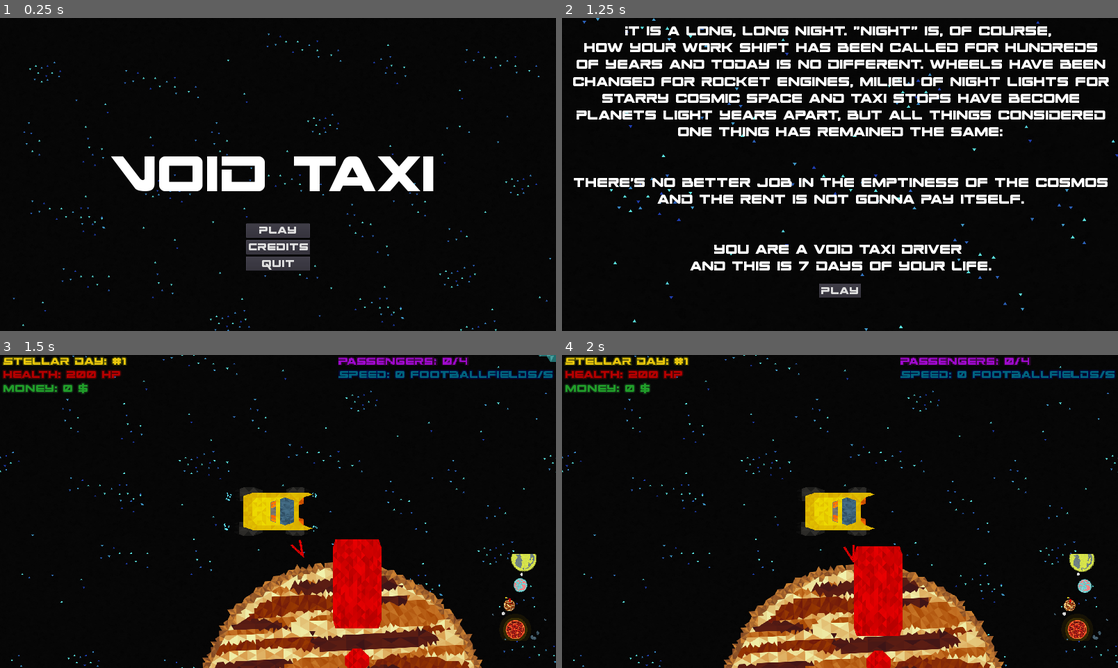
Above: before the commit, frames 1-4 (two rows, left to right).
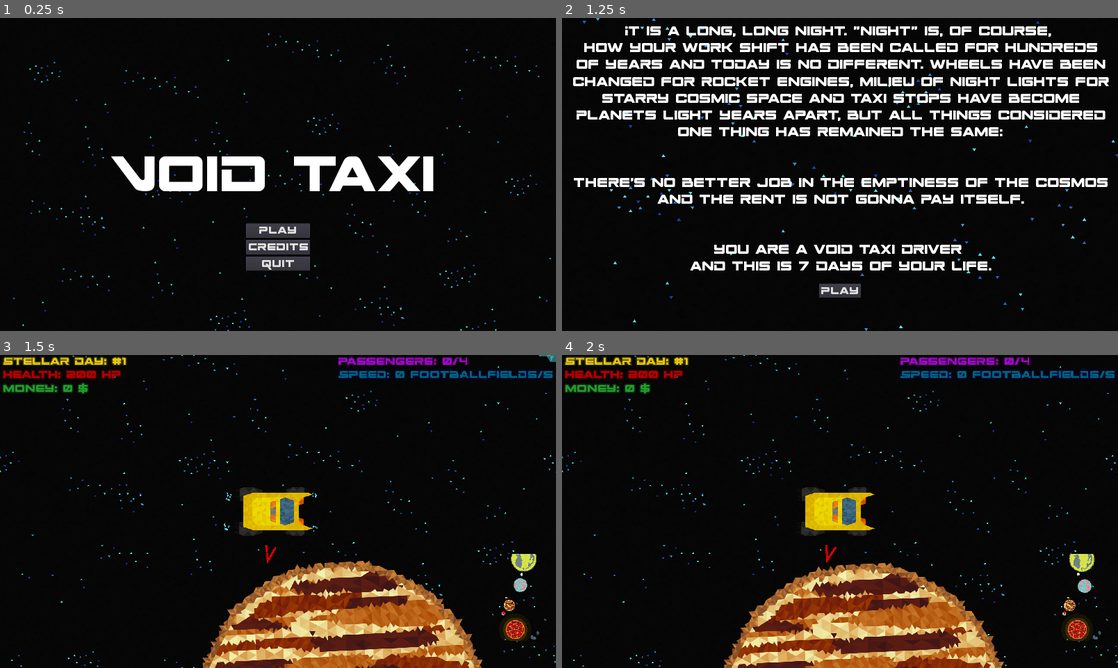
Above: after the commit, the same moments.

Repository: game-jam-team-gut/void-taxi
Game: Godot game, scene res://MainMenu.tscn
Two runs of this game, one before a commit and one after it. Both use one fixed random seed, a clock stepped at 60 frames per second and the inputs below.
Inputs:
- Up to frame 1 (0.25 s): no input
- Up to frame 2 (1.25 s): click "Play" at 0.5 s
- Up to frame 3 (1.5 s): click "Play" at 1.25 s
- Up to frame 4 (2 s): no input

Frames 1-2 are identical in both runs. In frame 3, 2.8% of the frame differs, in the area x 47-92%, y 58-100%; in frame 4, 2.8%.

Commit message:
Improve map borders

Diff:
--- a/Void.tscn
+++ b/Void.tscn
@@ -1,13 +1,21 @@
-[gd_scene load_steps=7 format=2]
+[gd_scene load_steps=8 format=2]
 
 [ext_resource path="res://Void/Taxi.tscn" type="PackedScene" id=1]
 [ext_resource path="res://Void/PlanetSystem.tscn" type="PackedScene" id=2]
 [ext_resource path="res://Void/testbg.png" type="Texture" id=3]
 [ext_resource path="res://Void/theme.ogg" type="AudioStream" id=4]
+[ext_resource path="res://Void/bg2.png" type="Texture" id=5]
 [ext_resource path="res://Void/PassengersDestinationsAssigner.gd" type="Script" id=7]
 [ext_resource path="res://Void/AsteroidSpawner.gd" type="Script" id=10]
 
 [node name="Void" type="Node2D"]
+
+[node name="bg2" type="Sprite" parent="."]
+modulate = Color( 1, 1, 1, 0.588235 )
+position = Vector2( 4163.62, 1297.43 )
+rotation = 1.5708
+scale = Vector2( 30, 40 )
+texture = ExtResource( 5 )
 
 [node name="AsteroidSpawner" type="Node" parent="."]
 script = ExtResource( 10 )
--- /dev/null
+++ b/Void/PathFollow2D2.gd
@@ -0,0 +1,16 @@
+extends PathFollow2D
+
+
+# Declare member variables here. Examples:
+# var a = 2
+# var b = "text"
+
+
+# Called when the node enters the scene tree for the first time.
+func _ready():
+	pass # Replace with function body.
+
+
+# Called every frame. 'delta' is the elapsed time since the previous frame.
+#func _process(delta):
+#	pass
--- a/Void/PlanetSystem.tscn
+++ b/Void/PlanetSystem.tscn
@@ -10,6 +10,13 @@
 [ext_resource path="res://Void/PlanetSystem/planetB4.png" type="Texture" id=8]
 [ext_resource path="res://Void/PlanetSystem/Moon3.png" type="Texture" id=9]
 [ext_resource path="res://Void/PlanetSystem/Moon2.png" type="Texture" id=10]
+[ext_resource path="res://Void/PlanetSystem/iceAsteroid2.png" type="Texture" id=11]
+[ext_resource path="res://Void/PlanetSystem/iceAsteroid1.png" type="Texture" id=12]
+[ext_resource path="res://Void/PlanetSystem/iceAsteroid3.png" type="Texture" id=13]
+[ext_resource path="res://Void/PlanetSystem/iceAsteroid4.png" type="Texture" id=14]
+[ext_resource path="res://Void/PlanetSystem/iceAsteroid5.png" type="Texture" id=15]
+[ext_resource path="res://Void/PlanetSystem/Planet.gd" type="Script" id=16]
+[ext_resource path="res://Void/PlanetSystem/iceplanet2.png" type="Texture" id=17]
 
 [sub_resource type="CircleShape2D" id=1]
 radius = 1385.32
@@ -25,34 +32,39 @@
 "points": PoolVector2Array( 0, 0, 0, 0, 4868.54, 562.696, 0, 0, 0, 0, 4398.15, 585.859, 206.766, -173.804, -206.766, 17 …(526 unchanged characters)…
 }
 
-[sub_resource type="Curve2D" id=6]
+[sub_resource type="Curve2D" id=5]
 _data = {
 "points": PoolVector2Array( 0, 0, 0, 0, 371.417, -3858.04, 0, 0, 0, 0, 1499.39, -3420.02, 0, 0, 0, 0, 2368.91, -3149.19 …(865 unchanged characters)…
 }
 
-[sub_resource type="Curve2D" id=7]
+[sub_resource type="Curve2D" id=6]
 _data = {
 "points": PoolVector2Array( 0, 0, 0, 0, 858.586, -6109.36, 0, 0, 0, 0, -771.572, -5989.49, 0, 0, 0, 0, -2377.76, -5677. …(776 unchanged characters)…
 }
 
-[sub_resource type="Curve2D" id=8]
+[sub_resource type="Curve2D" id=7]
 _data = {
 "points": PoolVector2Array( 0, 0, 0, 0, 203.096, -1343.11, 0, 0, 0, 0, 651.067, -1168.86, 0, 0, 0, 0, 959.66, -929.391, …(740 unchanged characters)…
 }
 
-[sub_resource type="Curve2D" id=9]
+[sub_resource type="Curve2D" id=8]
 _data = {
 "points": PoolVector2Array( 0, 0, 0, 0, 1710.35, -9630.36, 0, 0, 0, 0, 2816.01, -9303.23, 0, 0, 0, 0, 4036.51, -8692.98 …(957 unchanged characters)…
 }
 
-[sub_resource type="Curve2D" id=10]
+[sub_resource type="Curve2D" id=9]
 _data = {
 "points": PoolVector2Array( 0, 0, 0, 0, -739.069, 818.885, 0, 0, 0, 0, -444.028, 1024.14, 0, 0, 0, 0, -167.794, 1094.96 …(612 unchanged characters)…
 }
 
+[sub_resource type="Curve2D" id=10]
+_data = {
+"points": PoolVector2Array( 0, 0, 0, 0, -1113.14, 1345.49, 0, 0, 0, 0, -772.018, 1549.19, 0, 0, 0, 0, -383.475, 1709.92, 0, 0, 0, 0, 38.8848, 1759.04, 0, 0, 0, 0, 397.618, 1720.08, 0, 0, 0, 0, 857.688, 1578.49, 0, 0, 0, 0, 1142.8, 1309.35, 0, 0, 0, 0, 1457.75, 894.415, 0, 0, 0, 0, 1705.09, 357.217, 0, 0, 0, 0, 1755.52, -206.669, 0, 0, 0, 0, 1590.42, -764.183, 0, 0, 0, 0, 1392.41, -1113.76, 0, 0, 0, 0, 694.896, -1555.9, 0, 0, 0, 0, 53.0208, -1632.82, 0, 0, 0, 0, -565.419, -1725.58, 0, 0, 0, 0, -982.237, -1542.22, 0, 0, 0, 0, -1557.92, -1123.14, 0, 0, 0, 0, -1648.67, -773.271, 0, 0, 0, 0, -1754.5, -263.813, 0, 0, 0, 0, -1629.12, 468.957, 0, 0, 0, 0, -1429.46, 922.82, 0, 0, 0, 0, -1205.57, 1267.31, 0, 0, 0, 0, -1113.14, 1345.49 )
+}
+
 [sub_resource type="Curve2D" id=11]
 _data = {
-"points": PoolVector2Array( 0, 0, 0, 0, -1113.14, 1345.49, 0, 0, 0, 0, -772.018, 1549.19, 0, 0, 0, 0, -383.475, 1709.92, 0, 0, 0, 0, 38.8848, 1759.04, 0, 0, 0, 0, 397.618, 1720.08, 0, 0, 0, 0, 857.688, 1578.49, 0, 0, 0, 0, 1142.8, 1309.35, 0, 0, 0, 0, 1457.75, 894.415, 0, 0, 0, 0, 1705.09, 357.217, 0, 0, 0, 0, 1755.52, -206.669, 0, 0, 0, 0, 1590.42, -764.183, 0, 0, 0, 0, 1392.41, -1113.76, 0, 0, 0, 0, 694.896, -1555.9, 0, 0, 0, 0, 53.0208, -1632.82, 0, 0, 0, 0, -565.419, -1725.58, 0, 0, 0, 0, -982.237, -1542.22, 0, 0, 0, 0, -1557.92, -1123.14, 0, 0, 0, 0, -1648.67, -773.271, 0, 0, 0, 0, -1754.5, -263.813, 0, 0, 0, 0, -1629.12, 468.957, 0, 0, 0, 0, -1429.46, 922.82, 0, 0, 0, 0, -1205.57, 1267.31, 0, 0, 0, 0, -1113.14, 1345.49 )
+"points": PoolVector2Array( 0, 0, 0, 0, 19455.7, -7814.63, 0, 0, 0, 0, 15726.3, -12457.3, 0, 0, 0, 0, 11540.3, -15730, 0, 0, 0, 0, 7049.86, -16186.6, 0, 0, 0, 0, -1626.59, -15730, 0, 0, 0, 0, -9618.06, -14588.4, 0, 0, 0, 0, -13043, -12837.8, 0, 0, 0, 0, -16239.6, -8575.72, 0, 0, 0, 0, -18218.4, -3324.18, 0, 0, 0, 0, -18599, 3753.98, 0, 0, 0, 0, -15859, 10451.6, 0, 0, 0, 0, -10379.2, 14104.8, 0, 0, 0, 0, -4594.85, 16997, 0, 0, 0, 0, 2483.31, 19204.2, 0, 0, 0, 0, 11235.9, 16388.1, 0, 0, 0, 0, 17629, 13039.3, 0, 0, 0, 0, 20673.4, 6265.58, 0, 0, 0, 0, 20749.5, -2030.33, 0, 0, 0, 0, 20521.2, -5074.69, 0, 0, 0, 0, 19455.7, -7586.3, 0, 0, 0, 0, 19455.7, -7814.63 )
 }
 
 [node name="PlanetSystem" type="Node2D"]
@@ -172,7 +184,7 @@
 texture = ExtResource( 6 )
 
 [node name="Planet2" parent="Planet_orbit_3/Planet/Moon_orbit_0" instance=ExtResource( 2 )]
-position = Vector2( 1046.85, -448.612 )
+position = Vector2( 1046.67, -448.944 )
 offset = 3036.64
 
 [node name="Sprite" parent="Planet_orbit_3/Planet/Moon_orbit_0/Planet2" index="0"]
@@ -180,7 +192,7 @@
 texture = ExtResource( 9 )
 
 [node name="Planet3" parent="Planet_orbit_3/Planet/Moon_orbit_0" instance=ExtResource( 2 )]
-position = Vector2( -1161.74, -164.061 )
+position = Vector2( -1161.83, -164.85 )
 offset = 6135.66
 
 [node name="Sprite" parent="Planet_orbit_3/Planet/Moon_orbit_0/Planet3" index="0"]
@@ -198,6 +210,486 @@
 scale = Vector2( 0.9, 0.9 )
 texture = ExtResource( 10 )
 
+[node name="Planet_orbit_4" type="Path2D" parent="."]
+curve = SubResource( 11 )
+
+[node name="PathFollow2D" type="PathFollow2D" parent="Planet_orbit_4"]
+position = Vector2( 8293.05, -16060.2 )
+rotation = -3.03918
+offset = 14135.0
+rotate = false
+script = ExtResource( 16 )
+
+[node name="iceAsteroid1" type="Sprite" parent="Planet_orbit_4/PathFollow2D"]
+position = Vector2( -178.401, 930.264 )
+texture = ExtResource( 12 )
+
+[node name="iceAsteroid2" type="Sprite" parent="Planet_orbit_4/PathFollow2D"]
+position = Vector2( -648.093, -397.328 )
+texture = ExtResource( 11 )
+
+[node name="iceAsteroid3" type="Sprite" parent="Planet_orbit_4/PathFollow2D"]
+position = Vector2( 1052.12, -56.0625 )
+texture = ExtResource( 13 )
+
+[node name="iceAsteroid4" type="Sprite" parent="Planet_orbit_4/PathFollow2D"]
+position = Vector2( -1343.82, 287.148 )
+texture = ExtResource( 14 )
+
+[node name="iceAsteroid5" type="Sprite" parent="Planet_orbit_4/PathFollow2D"]
+position = Vector2( 410.24, 379.178 )
+texture = ExtResource( 15 )
+
+[node name="iceAsteroid6" type="Sprite" parent="Planet_orbit_4/PathFollow2D"]
+position = Vector2( -422.171, 277.584 )
+texture = ExtResource( 12 )
+
+[node name="iceAsteroid7" type="Sprite" parent="Planet_orbit_4/PathFollow2D"]
+position = Vector2( -891.863, -1050.01 )
+texture = ExtResource( 11 )
+
+[node name="iceAsteroid8" type="Sprite" parent="Planet_orbit_4/PathFollow2D"]
+position = Vector2( 808.347, -708.742 )
+texture = ExtResource( 13 )
+
+[node name="iceAsteroid9" type="Sprite" parent="Planet_orbit_4/PathFollow2D"]
+position = Vector2( -1587.59, -365.531 )
+texture = ExtResource( 14 )
+
+[node name="iceAsteroid10" type="Sprite" parent="Planet_orbit_4/PathFollow2D"]
+position = Vector2( 166.47, -273.502 )
+texture = ExtResource( 15 )
+
+[node name="PathFollow2D6" type="PathFollow2D" parent="Planet_orbit_4"]
+position = Vector2( -18237.6, 4637.33 )
+rotation = 1.18207
+offset = 56539.8
+rotate = false
+script = ExtResource( 16 )
+
+[node name="iceAsteroid1" type="Sprite" parent="Planet_orbit_4/PathFollow2D6"]
+position = Vector2( -178.401, 930.264 )
+texture = ExtResource( 12 )
+
+[node name="iceAsteroid2" type="Sprite" parent="Planet_orbit_4/PathFollow2D6"]
+position = Vector2( -648.093, -397.328 )
+texture = ExtResource( 11 )
+
+[node name="iceAsteroid3" type="Sprite" parent="Planet_orbit_4/PathFollow2D6"]
+position = Vector2( 1052.12, -56.0625 )
+texture = ExtResource( 13 )
+
+[node name="iceAsteroid4" type="Sprite" parent="Planet_orbit_4/PathFollow2D6"]
+position = Vector2( -1343.82, 287.148 )
+texture = ExtResource( 14 )
+
+[node name="iceAsteroid5" type="Sprite" parent="Planet_orbit_4/PathFollow2D6"]
+position = Vector2( 410.24, 379.178 )
+texture = ExtResource( 15 )
+
+[node name="iceAsteroid6" type="Sprite" parent="Planet_orbit_4/PathFollow2D6"]
+position = Vector2( -422.171, 277.584 )
+texture = ExtResource( 12 )
+
+[node name="iceAsteroid7" type="Sprite" parent="Planet_orbit_4/PathFollow2D6"]
+position = Vector2( -891.863, -1050.01 )
+texture = ExtResource( 11 )
+
+[node name="iceAsteroid8" type="Sprite" parent="Planet_orbit_4/PathFollow2D6"]
+position = Vector2( 808.347, -708.742 )
+texture = ExtResource( 13 )
+
+[node name="iceAsteroid9" type="Sprite" parent="Planet_orbit_4/PathFollow2D6"]
+position = Vector2( -1587.59, -365.531 )
+texture = ExtResource( 14 )
+
+[node name="iceAsteroid10" type="Sprite" parent="Planet_orbit_4/PathFollow2D6"]
+position = Vector2( 166.47, -273.502 )
+texture = ExtResource( 15 )
+
+[node name="PathFollow2D9" type="PathFollow2D" parent="Planet_orbit_4"]
+position = Vector2( 10182.4, 16727.1 )
+rotation = -0.310948
+offset = 90706.4
+rotate = false
+script = ExtResource( 16 )
+
+[node name="iceAsteroid1" type="Sprite" parent="Planet_orbit_4/PathFollow2D9"]
+position = Vector2( -178.401, 930.264 )
+texture = ExtResource( 12 )
+
+[node name="iceAsteroid2" type="Sprite" parent="Planet_orbit_4/PathFollow2D9"]
+position = Vector2( -648.093, -397.328 )
+texture = ExtResource( 11 )
+
+[node name="iceAsteroid3" type="Sprite" parent="Planet_orbit_4/PathFollow2D9"]
+position = Vector2( 1052.12, -56.0625 )
+texture = ExtResource( 13 )
+
+[node name="iceAsteroid4" type="Sprite" parent="Planet_orbit_4/PathFollow2D9"]
+position = Vector2( -1343.82, 287.148 )
+texture = ExtResource( 14 )
+
+[node name="iceAsteroid5" type="Sprite" parent="Planet_orbit_4/PathFollow2D9"]
+position = Vector2( 410.24, 379.178 )
+texture = ExtResource( 15 )
+
+[node name="iceAsteroid6" type="Sprite" parent="Planet_orbit_4/PathFollow2D9"]
+position = Vector2( -422.171, 277.584 )
+texture = ExtResource( 12 )
+
+[node name="iceAsteroid7" type="Sprite" parent="Planet_orbit_4/PathFollow2D9"]
+position = Vector2( -891.863, -1050.01 )
+texture = ExtResource( 11 )
+
+[node name="iceAsteroid8" type="Sprite" parent="Planet_orbit_4/PathFollow2D9"]
+position = Vector2( 808.347, -708.742 )
+texture = ExtResource( 13 )
+
+[node name="iceAsteroid9" type="Sprite" parent="Planet_orbit_4/PathFollow2D9"]
+position = Vector2( -1587.59, -365.531 )
+texture = ExtResource( 14 )
+
+[node name="iceAsteroid10" type="Sprite" parent="Planet_orbit_4/PathFollow2D9"]
+position = Vector2( 166.47, -273.502 )
+texture = ExtResource( 15 )
+
+[node name="PathFollow2D2" type="PathFollow2D" parent="Planet_orbit_4"]
+position = Vector2( 16342.9, -11689.7 )
+rotation = -2.24748
+offset = 4707.61
+rotate = false
+script = ExtResource( 16 )
+
+[node name="iceAsteroid1" type="Sprite" parent="Planet_orbit_4/PathFollow2D2"]
+position = Vector2( -178.401, 930.264 )
+texture = ExtResource( 12 )
+
+[node name="iceAsteroid2" type="Sprite" parent="Planet_orbit_4/PathFollow2D2"]
+position = Vector2( -648.093, -397.328 )
+texture = ExtResource( 11 )
+
+[node name="iceAsteroid3" type="Sprite" parent="Planet_orbit_4/PathFollow2D2"]
+position = Vector2( -1302.76, 2111.43 )
+texture = ExtResource( 13 )
+
+[node name="iceAsteroid4" type="Sprite" parent="Planet_orbit_4/PathFollow2D2"]
+position = Vector2( -1343.82, 287.148 )
+texture = ExtResource( 14 )
+
+[node name="iceAsteroid5" type="Sprite" parent="Planet_orbit_4/PathFollow2D2"]
+position = Vector2( 113.743, -1395.96 )
+texture = ExtResource( 15 )
+
+[node name="iceAsteroid6" type="Sprite" parent="Planet_orbit_4/PathFollow2D2"]
+position = Vector2( 947.499, 639.33 )
+texture = ExtResource( 12 )
+
+[node name="iceAsteroid7" type="Sprite" parent="Planet_orbit_4/PathFollow2D2"]
+position = Vector2( -891.863, -1050.01 )
+texture = ExtResource( 11 )
+
+[node name="iceAsteroid8" type="Sprite" parent="Planet_orbit_4/PathFollow2D2"]
+position = Vector2( 612.466, -5.21289 )
+texture = ExtResource( 13 )
+
+[node name="iceAsteroid9" type="Sprite" parent="Planet_orbit_4/PathFollow2D2"]
+position = Vector2( -1587.59, -365.531 )
+texture = ExtResource( 14 )
+
+[node name="iceAsteroid10" type="Sprite" parent="Planet_orbit_4/PathFollow2D2"]
+position = Vector2( -568.641, 489.014 )
+texture = ExtResource( 15 )
+
+[node name="PathFollow2D5" type="PathFollow2D" parent="Planet_orbit_4"]
+position = Vector2( -16556.1, -7735.75 )
+rotation = 1.9303
+offset = 43581.8
+rotate = false
+script = ExtResource( 16 )
+
+[node name="iceAsteroid1" type="Sprite" parent="Planet_orbit_4/PathFollow2D5"]
+position = Vector2( -178.401, 930.264 )
+texture = ExtResource( 12 )
+
+[node name="iceAsteroid2" type="Sprite" parent="Planet_orbit_4/PathFollow2D5"]
+position = Vector2( -648.093, -397.328 )
+texture = ExtResource( 11 )
+
+[node name="iceAsteroid3" type="Sprite" parent="Planet_orbit_4/PathFollow2D5"]
+position = Vector2( -1302.76, 2111.43 )
+texture = ExtResource( 13 )
+
+[node name="iceAsteroid4" type="Sprite" parent="Planet_orbit_4/PathFollow2D5"]
+position = Vector2( -1343.82, 287.148 )
+texture = ExtResource( 14 )
+
+[node name="iceAsteroid5" type="Sprite" parent="Planet_orbit_4/PathFollow2D5"]
+position = Vector2( 113.743, -1395.96 )
+texture = ExtResource( 15 )
+
+[node name="iceAsteroid6" type="Sprite" parent="Planet_orbit_4/PathFollow2D5"]
+position = Vector2( 947.499, 639.33 )
+texture = ExtResource( 12 )
+
+[node name="iceAsteroid7" type="Sprite" parent="Planet_orbit_4/PathFollow2D5"]
+position = Vector2( -891.863, -1050.01 )
+texture = ExtResource( 11 )
+
+[node name="iceAsteroid8" type="Sprite" parent="Planet_orbit_4/PathFollow2D5"]
+position = Vector2( 612.466, -5.21289 )
+texture = ExtResource( 13 )
+
+[node name="iceAsteroid9" type="Sprite" parent="Planet_orbit_4/PathFollow2D5"]
+position = Vector2( -1587.59, -365.531 )
+texture = ExtResource( 14 )
+
+[node name="iceAsteroid10" type="Sprite" parent="Planet_orbit_4/PathFollow2D5"]
+position = Vector2( -568.641, 489.014 )
+texture = ExtResource( 15 )
+
+[node name="PathFollow2D8" type="PathFollow2D" parent="Planet_orbit_4"]
+position = Vector2( -8236.38, 15176.2 )
+rotation = 0.463648
+offset = 71851.7
+rotate = false
+script = ExtResource( 16 )
+
+[node name="iceAsteroid1" type="Sprite" parent="Planet_orbit_4/PathFollow2D8"]
+position = Vector2( -178.401, 930.264 )
+texture = ExtResource( 12 )
+
+[node name="iceAsteroid2" type="Sprite" parent="Planet_orbit_4/PathFollow2D8"]
+position = Vector2( -648.093, -397.328 )
+texture = ExtResource( 11 )
+
+[node name="iceAsteroid3" type="Sprite" parent="Planet_orbit_4/PathFollow2D8"]
+position = Vector2( -1302.76, 2111.43 )
+texture = ExtResource( 13 )
+
+[node name="iceAsteroid4" type="Sprite" parent="Planet_orbit_4/PathFollow2D8"]
+position = Vector2( -1343.82, 287.148 )
+texture = ExtResource( 14 )
+
+[node name="iceAsteroid5" type="Sprite" parent="Planet_orbit_4/PathFollow2D8"]
+position = Vector2( 113.743, -1395.96 )
+texture = ExtResource( 15 )
+
+[node name="iceAsteroid6" type="Sprite" parent="Planet_orbit_4/PathFollow2D8"]
+position = Vector2( 947.499, 639.33 )
+texture = ExtResource( 12 )
+
+[node name="iceAsteroid7" type="Sprite" parent="Planet_orbit_4/PathFollow2D8"]
+position = Vector2( -891.863, -1050.01 )
+texture = ExtResource( 11 )
+
+[node name="iceAsteroid8" type="Sprite" parent="Planet_orbit_4/PathFollow2D8"]
+position = Vector2( 612.466, -5.21289 )
+texture = ExtResource( 13 )
+
+[node name="iceAsteroid9" type="Sprite" parent="Planet_orbit_4/PathFollow2D8"]
+position = Vector2( -1587.59, -365.531 )
+texture = ExtResource( 14 )
+
+[node name="iceAsteroid10" type="Sprite" parent="Planet_orbit_4/PathFollow2D8"]
+position = Vector2( -568.641, 489.014 )
+texture = ExtResource( 15 )
+
+[node name="PathFollow2D3" type="PathFollow2D" parent="Planet_orbit_4"]
+position = Vector2( -14037.6, -11511.6 )
+rotation = 2.21435
+offset = 38874.2
+rotate = false
+script = ExtResource( 16 )
+
+[node name="iceAsteroid1" type="Sprite" parent="Planet_orbit_4/PathFollow2D3"]
+position = Vector2( -248.933, 2779.66 )
+texture = ExtResource( 12 )
+
+[node name="iceAsteroid2" type="Sprite" parent="Planet_orbit_4/PathFollow2D3"]
+position = Vector2( -648.093, -397.328 )
+texture = ExtResource( 11 )
+
+[node name="iceAsteroid3" type="Sprite" parent="Planet_orbit_4/PathFollow2D3"]
+position = Vector2( -1302.76, 2111.43 )
+texture = ExtResource( 13 )
+
+[node name="iceAsteroid4" type="Sprite" parent="Planet_orbit_4/PathFollow2D3"]
+position = Vector2( -3504.45, -1693.33 )
+texture = ExtResource( 14 )
+
+[node name="iceAsteroid5" type="Sprite" parent="Planet_orbit_4/PathFollow2D3"]
+position = Vector2( 113.743, -1395.96 )
+texture = ExtResource( 15 )
+
+[node name="iceAsteroid6" type="Sprite" parent="Planet_orbit_4/PathFollow2D3"]
+position = Vector2( 721.604, 1380.25 )
+texture = ExtResource( 12 )
+
+[node name="iceAsteroid7" type="Sprite" parent="Planet_orbit_4/PathFollow2D3"]
+position = Vector2( -2333.11, 1051.64 )
+texture = ExtResource( 11 )
+
+[node name="iceAsteroid8" type="Sprite" parent="Planet_orbit_4/PathFollow2D3"]
+position = Vector2( 612.466, -5.21289 )
+texture = ExtResource( 13 )
+
+[node name="iceAsteroid9" type="Sprite" parent="Planet_orbit_4/PathFollow2D3"]
+position = Vector2( -1587.59, -365.531 )
+texture = ExtResource( 14 )
+
+[node name="iceAsteroid10" type="Sprite" parent="Planet_orbit_4/PathFollow2D3"]
+position = Vector2( -568.641, 489.014 )
+texture = ExtResource( 15 )
+
+[node name="PathFollow2D7" type="PathFollow2D" parent="Planet_orbit_4"]
+position = Vector2( -15063.8, 10981.8 )
+rotation = 0.588677
+offset = 63613.4
+rotate = false
+script = ExtResource( 16 )
+
+[node name="iceAsteroid1" type="Sprite" parent="Planet_orbit_4/PathFollow2D7"]
+position = Vector2( -248.933, 2779.66 )
+texture = ExtResource( 12 )
+
+[node name="iceAsteroid2" type="Sprite" parent="Planet_orbit_4/PathFollow2D7"]
+position = Vector2( -648.093, -397.328 )
+texture = ExtResource( 11 )
+
+[node name="iceAsteroid3" type="Sprite" parent="Planet_orbit_4/PathFollow2D7"]
+position = Vector2( -1302.76, 2111.43 )
+texture = ExtResource( 13 )
+
+[node name="iceAsteroid4" type="Sprite" parent="Planet_orbit_4/PathFollow2D7"]
+position = Vector2( -3504.45, -1693.33 )
+texture = ExtResource( 14 )
+
+[node name="iceAsteroid5" type="Sprite" parent="Planet_orbit_4/PathFollow2D7"]
+position = Vector2( 113.743, -1395.96 )
+texture = ExtResource( 15 )
+
+[node name="iceAsteroid6" type="Sprite" parent="Planet_orbit_4/PathFollow2D7"]
+position = Vector2( 721.604, 1380.25 )
+texture = ExtResource( 12 )
+
+[node name="iceAsteroid7" type="Sprite" parent="Planet_orbit_4/PathFollow2D7"]
+position = Vector2( -2333.11, 1051.64 )
+texture = ExtResource( 11 )
+
+[node name="iceAsteroid8" type="Sprite" parent="Planet_orbit_4/PathFollow2D7"]
+position = Vector2( 612.466, -5.21289 )
+texture = ExtResource( 13 )
+
+[node name="iceAsteroid9" type="Sprite" parent="Planet_orbit_4/PathFollow2D7"]
+position = Vector2( -1587.59, -365.531 )
+texture = ExtResource( 14 )
+
+[node name="iceAsteroid10" type="Sprite" parent="Planet_orbit_4/PathFollow2D7"]
+position = Vector2( -568.641, 489.014 )
+texture = ExtResource( 15 )
+
+[node name="PathFollow2D4" type="PathFollow2D" parent="Planet_orbit_4"]
+position = Vector2( -18270.9, -2347.68 )
+rotation = 1.62447
+offset = 49478.4
+rotate = false
+script = ExtResource( 16 )
+
+[node name="iceAsteroid1" type="Sprite" parent="Planet_orbit_4/PathFollow2D4"]
+position = Vector2( -248.933, 2779.66 )
+texture = ExtResource( 12 )
+
+[node name="iceAsteroid2" type="Sprite" parent="Planet_orbit_4/PathFollow2D4"]
+position = Vector2( -648.093, -397.328 )
+texture = ExtResource( 11 )
+
+[node name="iceAsteroid3" type="Sprite" parent="Planet_orbit_4/PathFollow2D4"]
+position = Vector2( -1302.76, 2111.43 )
+texture = ExtResource( 13 )
+
+[node name="iceAsteroid4" type="Sprite" parent="Planet_orbit_4/PathFollow2D4"]
+position = Vector2( -3504.45, -1693.33 )
+texture = ExtResource( 14 )
+
+[node name="iceAsteroid5" type="Sprite" parent="Planet_orbit_4/PathFollow2D4"]
+position = Vector2( 113.743, -1395.96 )
+texture = ExtResource( 15 )
+
+[node name="iceAsteroid6" type="Sprite" parent="Planet_orbit_4/PathFollow2D4"]
+position = Vector2( 721.604, 1380.25 )
+texture = ExtResource( 12 )
+
+[node name="iceAsteroid7" type="Sprite" parent="Planet_orbit_4/PathFollow2D4"]
+position = Vector2( -2333.11, 1051.64 )
+texture = ExtResource( 11 )
+
+[node name="iceAsteroid8" type="Sprite" parent="Planet_orbit_4/PathFollow2D4"]
+position = Vector2( 612.466, -5.21289 )
+texture = ExtResource( 13 )
+
+[node name="iceAsteroid9" type="Sprite" parent="Planet_orbit_4/PathFollow2D4"]
+position = Vector2( -1587.59, -365.531 )
+texture = ExtResource( 14 )
+
+[node name="iceAsteroid10" type="Sprite" parent="Planet_orbit_4/PathFollow2D4"]
+position = Vector2( -568.641, 489.014 )
+texture = ExtResource( 15 )
+
+[node name="PathFollow2D10" type="PathFollow2D" parent="Planet_orbit_4"]
+position = Vector2( 20701.8, 3175.06 )
+rotation = -1.55956
+offset = 109549.0
+rotate = false
+script = ExtResource( 16 )
+
+[node name="iceAsteroid1" type="Sprite" parent="Planet_orbit_4/PathFollow2D10"]
+position = Vector2( -248.933, 2779.66 )
+texture = ExtResource( 12 )
+
+[node name="iceAsteroid2" type="Sprite" parent="Planet_orbit_4/PathFollow2D10"]
+position = Vector2( -648.093, -397.328 )
+texture = ExtResource( 11 )
+
+[node name="iceAsteroid3" type="Sprite" parent="Planet_orbit_4/PathFollow2D10"]
+position = Vector2( -1302.76, 2111.43 )
+texture = ExtResource( 13 )
+
+[node name="iceAsteroid4" type="Sprite" parent="Planet_orbit_4/PathFollow2D10"]
+position = Vector2( -3504.45, -1693.33 )
+texture = ExtResource( 14 )
+
+[node name="iceAsteroid5" type="Sprite" parent="Planet_orbit_4/PathFollow2D10"]
+position = Vector2( 113.743, -1395.96 )
+texture = ExtResource( 15 )
+
+[node name="iceAsteroid6" type="Sprite" parent="Planet_orbit_4/PathFollow2D10"]
+position = Vector2( 721.604, 1380.25 )
+texture = ExtResource( 12 )
+
+[node name="iceAsteroid7" type="Sprite" parent="Planet_orbit_4/PathFollow2D10"]
+position = Vector2( -2333.11, 1051.64 )
+texture = ExtResource( 11 )
+
+[node name="iceAsteroid8" type="Sprite" parent="Planet_orbit_4/PathFollow2D10"]
+position = Vector2( 612.466, -5.21289 )
+texture = ExtResource( 13 )
+
+[node name="iceAsteroid9" type="Sprite" parent="Planet_orbit_4/PathFollow2D10"]
+position = Vector2( -1587.59, -365.531 )
+texture = ExtResource( 14 )
+
+[node name="iceAsteroid10" type="Sprite" parent="Planet_orbit_4/PathFollow2D10"]
+position = Vector2( -568.641, 489.014 )
+texture = ExtResource( 15 )
+
+[node name="Planet" parent="Planet_orbit_4" instance=ExtResource( 2 )]
+position = Vector2( 19455.7, -7814.63 )
+
+[node name="Sprite" parent="Planet_orbit_4/Planet" index="0"]
+scale = Vector2( 4, 4 )
+texture = ExtResource( 17 )
+
 [editable path="Planet_orbit_0/Planet/Moon_orbit_0"]
 
 [editable path="Planet_orbit_0/Planet/Moon_orbit_0/Planet"]
@@ -217,3 +709,5 @@
 [editable path="Planet_orbit_3/Planet/Moon_orbit_0/Planet3"]
 
 [editable path="Planet_orbit_3/Planet/Moon_orbit_1/Planet"]
+
+[editable path="Planet_orbit_4/Planet"]
Not shown: 7 places in Void/PlanetSystem.tscn that only renumber resources
Binary file added: Void/PlanetSystem/iceAsteroid1.png
Not shown, added: Void/PlanetSystem/iceAsteroid1.png.import
Binary file added: Void/PlanetSystem/iceAsteroid2.png
Not shown, added: Void/PlanetSystem/iceAsteroid2.png.import
Binary file added: Void/PlanetSystem/iceAsteroid3.png
Not shown, added: Void/PlanetSystem/iceAsteroid3.png.import
Binary file added: Void/PlanetSystem/iceAsteroid4.png
Not shown, added: Void/PlanetSystem/iceAsteroid4.png.import
Binary file added: Void/PlanetSystem/iceAsteroid5.png
Not shown, added: Void/PlanetSystem/iceAsteroid5.png.import
Binary file added: Void/PlanetSystem/iceplanet2.png
(and 3 more such lines)
